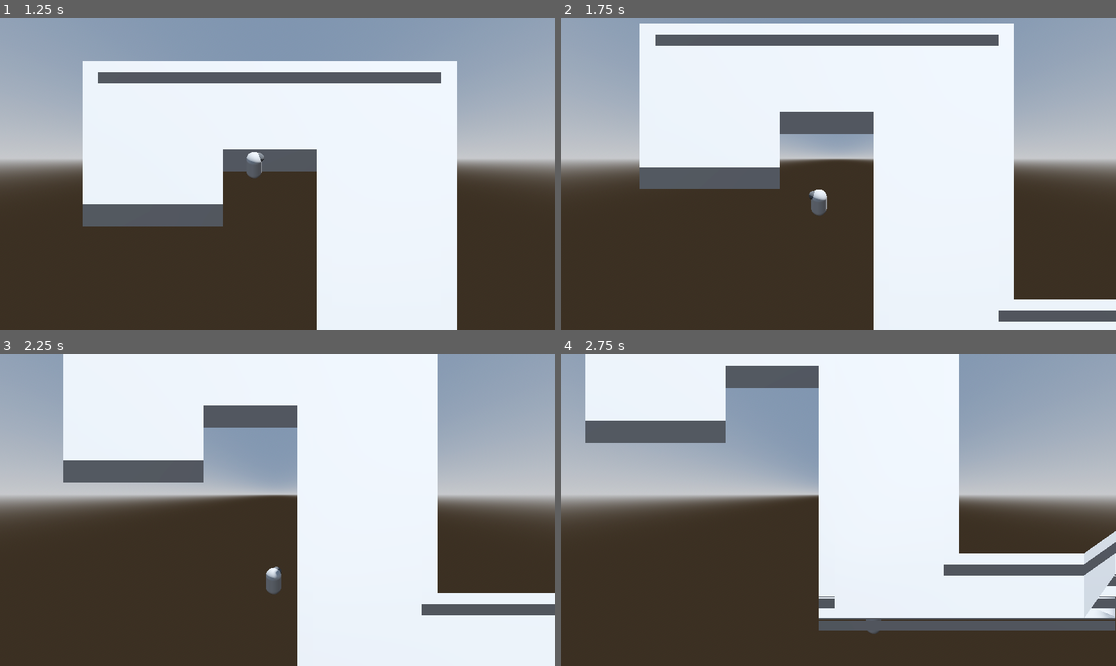
Above: before the commit, frames 1-4 (two rows, left to right).
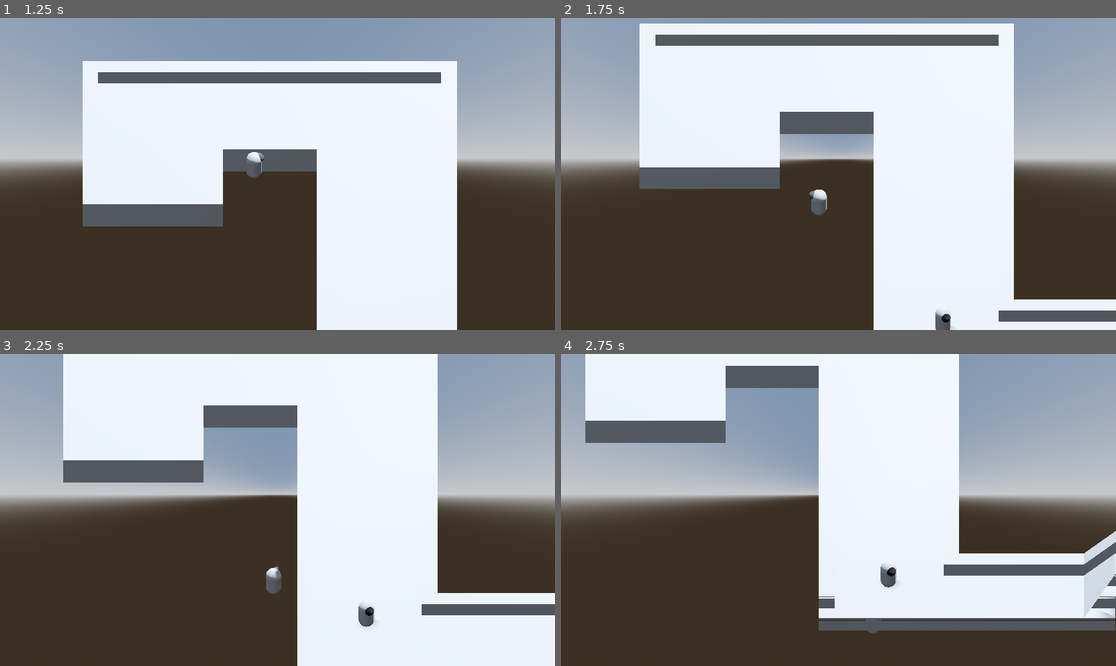
Above: after the commit, the same moments.

Repository: SleepyMush/3D-Prototype
Game: Godot game, scene res://main_node.tscn
The game is run twice, just before and just after one commit, with the same random seed, the same clock (stepped at 60 frames per second) and the same inputs. Before the commit the project has no main scene; this scene is started directly in both runs.
Inputs (mouse positions are in pixels of both pictures, inside the frame that each line leads up to):
- Up to frame 1 (1.25 s): tap Enter (ui_accept) at 0.5, 0.77 s; move the mouse to (399, 158) at 0.52 s; hold D (Right) from 0.53 s (still down); hold Shift (Sprint) from 0.53 s (still down)
- Up to frame 2 (1.75 s): move the mouse to (727, 189) at 1.27 s; release D (Right) at 1.28 s; release Shift (Sprint) at 1.28 s; hold S (Backward) from 1.28 s (still down); tap Shift (Sprint) at 1.35 s; tap Enter (ui_accept) at 1.52 s
- Up to frame 3 (2.25 s): move the mouse to (333, 441) at 2.02 s; release S (Backward) at 2.03 s; hold D (Right) from 2.03 s (still down); hold Shift (Sprint) from 2.03 s (still down)
- Up to frame 4 (2.75 s): keep holding D (Right); keep holding Shift (Sprint)

Frame 1 is identical in both runs. In frame 2, 0.2% of the frame differs, in the area x 67-71%, y 93-100%; in frame 3, 0.2%, in the area x 64-68%, y 79-88%; in frame 4, 0.2%.

Commit message:
Second push, added enemy_and_state

Diff:
--- /dev/null
+++ b/Enemy/enemy.gd
@@ -0,0 +1,40 @@
+extends CharacterBody3D
+
+# Add chase logic and ENrage logic, and what to do when they idle again
+var current_speed : float = 3.0
+var chase_speed   : float = 6.0
+
+@export var player : CharacterBody3D
+@onready var timer: Timer = $Node/Timer
+
+enum ENEMY_STATE {IDLE, ENRAGE, SEEK}
+var current_state : int = 0
+
+func _ready() -> void:
+	current_state = ENEMY_STATE.IDLE
+
+func _physics_process(_delta: float) -> void:
+	match current_state:
+		ENEMY_STATE.ENRAGE:
+			look_at(player.position)
+			print("Enrage")
+		ENEMY_STATE.SEEK:
+			print("Seek_player")
+		ENEMY_STATE.IDLE:
+			print("Idle")
+
+	move_and_slide()
+
+
+func _on_area_3d_body_entered(body: Node3D) -> void:
+	if body == player:
+		current_state = ENEMY_STATE.ENRAGE
+
+func _on_area_3d_body_exited(body: Node3D) -> void:
+	if body == player:
+		current_state = ENEMY_STATE.SEEK
+		timer.start()
+
+func _on_timer_timeout() -> void:
+	current_state = ENEMY_STATE.IDLE
+	timer.stop()
--- /dev/null
+++ b/Enemy/enemy.tscn
@@ -0,0 +1,47 @@
+[gd_scene load_steps=7 format=3 uid="uid://uu82xlr5wjpv"]
+
+[ext_resource type="Script" path="res://Enemy/enemy.gd" id="1_ef0le"]
+
+[sub_resource type="CapsuleShape3D" id="CapsuleShape3D_3to3j"]
+
+[sub_resource type="CapsuleMesh" id="CapsuleMesh_gl1ob"]
+
+[sub_resource type="StandardMaterial3D" id="StandardMaterial3D_80hij"]
+albedo_color = Color(0, 0, 0, 1)
+
+[sub_resource type="SphereMesh" id="SphereMesh_fja21"]
+
+[sub_resource type="SphereShape3D" id="SphereShape3D_ywtll"]
+radius = 2.70153
+
+[node name="Enemy" type="CharacterBody3D"]
+script = ExtResource("1_ef0le")
+
+[node name="CollisionShape3D" type="CollisionShape3D" parent="."]
+transform = Transform3D(1, 0, 0, 0, 1, 0, 0, 0, 1, 0, 1, 0)
+shape = SubResource("CapsuleShape3D_3to3j")
+
+[node name="Base" type="MeshInstance3D" parent="."]
+transform = Transform3D(1, 0, 0, 0, 1, 0, 0, 0, 1, 0, 1, 0)
+mesh = SubResource("CapsuleMesh_gl1ob")
+
+[node name="Facing" type="MeshInstance3D" parent="."]
+transform = Transform3D(0.590715, 0, 0, 0, 0.590715, 0, 0, 0, 0.590715, 0, 1.57253, -0.403823)
+material_override = SubResource("StandardMaterial3D_80hij")
+mesh = SubResource("SphereMesh_fja21")
+
+[node name="Area3D" type="Area3D" parent="."]
+transform = Transform3D(0.7, 0, 0, 0, 0.7, 0, 0, 0, 0.7, 0, 0, 0)
+
+[node name="CollisionShape3D" type="CollisionShape3D" parent="Area3D"]
+transform = Transform3D(1.24765, 0, 0, 0, 1.24765, 0, 0, 0, 1.24765, 0, 1.04672, 0)
+shape = SubResource("SphereShape3D_ywtll")
+
+[node name="Node" type="Node" parent="."]
+
+[node name="Timer" type="Timer" parent="Node"]
+wait_time = 5.0
+
+[connection signal="body_entered" from="Area3D" to="." method="_on_area_3d_body_entered"]
+[connection signal="body_exited" from="Area3D" to="." method="_on_area_3d_body_exited"]
+[connection signal="timeout" from="Node/Timer" to="." method="_on_timer_timeout"]
--- a/Main_Node.gd
+++ b/Main_Node.gd
@@ -1,4 +1,9 @@
 extends Node
+
+@onready var transition: AnimationPlayer = $Transition
+
+func _ready() -> void:
+	transition.play("Fade_In")
 
 #Close the game
 func _unhandled_input(event: InputEvent) -> void:
--- /dev/null
+++ b/UI/menu.gd
@@ -0,0 +1,10 @@
+extends Control
+
+@onready var transition: AnimationPlayer = $Transition
+var level = preload("res://main_node.tscn")
+
+func _on_button_pressed() -> void:
+	transition.play("Fade_Out")
+
+func _on_transition_animation_finished(_anim_name: StringName) -> void:
+	get_tree().change_scene_to_packed(level)
--- /dev/null
+++ b/UI/menu.tscn
@@ -0,0 +1,41 @@
+[gd_scene load_steps=3 format=3 uid="uid://5hv31g4dxgek"]
+
+[ext_resource type="Script" path="res://UI/menu.gd" id="1_o8vvc"]
+[ext_resource type="PackedScene" uid="uid://cin8s32yr41gm" path="res://UI/transition.tscn" id="2_d7kk6"]
+
+[node name="Menu" type="Control"]
+layout_mode = 3
+anchors_preset = 15
+anchor_right = 1.0
+anchor_bottom = 1.0
+grow_horizontal = 2
+grow_vertical = 2
+script = ExtResource("1_o8vvc")
+
+[node name="MarginContainer" type="MarginContainer" parent="."]
+layout_mode = 1
+anchors_preset = 8
+anchor_left = 0.5
+anchor_top = 0.5
+anchor_right = 0.5
+anchor_bottom = 0.5
+offset_left = -20.5
+offset_top = -20.0
+offset_right = 20.5
+offset_bottom = 20.0
+grow_horizontal = 2
+grow_vertical = 2
+
+[node name="VBoxContainer" type="VBoxContainer" parent="MarginContainer"]
+layout_mode = 2
+
+[node name="Button" type="Button" parent="MarginContainer/VBoxContainer"]
+layout_mode = 2
+size_flags_horizontal = 4
+text = "Play
+"
+
+[node name="Transition" parent="." instance=ExtResource("2_d7kk6")]
+
+[connection signal="pressed" from="MarginContainer/VBoxContainer/Button" to="." method="_on_button_pressed"]
+[connection signal="animation_finished" from="Transition" to="." method="_on_transition_animation_finished"]
--- /dev/null
+++ b/UI/transition.tscn
@@ -0,0 +1,105 @@
+[gd_scene load_steps=5 format=3 uid="uid://cin8s32yr41gm"]
+
+[sub_resource type="Animation" id="Animation_h5db7"]
+resource_name = "Fade_In"
+tracks/0/type = "value"
+tracks/0/imported = false
+tracks/0/enabled = true
+tracks/0/path = NodePath("Transition/ColorRect:self_modulate")
+tracks/0/interp = 1
+tracks/0/loop_wrap = true
+tracks/0/keys = {
+"times": PackedFloat32Array(0.0333333, 0.933333),
+"transitions": PackedFloat32Array(1, 1),
+"update": 0,
+"values": [Color(1, 1, 1, 1), Color(1, 1, 1, 0)]
+}
+tracks/1/type = "value"
+tracks/1/imported = false
+tracks/1/enabled = true
+tracks/1/path = NodePath("Transition/ColorRect:visible")
+tracks/1/interp = 1
+tracks/1/loop_wrap = true
+tracks/1/keys = {
+"times": PackedFloat32Array(0.933333),
+"transitions": PackedFloat32Array(1),
+"update": 1,
+"values": [false]
+}
+
+[sub_resource type="Animation" id="Animation_dr5gg"]
+resource_name = "Fade_Out"
+tracks/0/type = "value"
+tracks/0/imported = false
+tracks/0/enabled = true
+tracks/0/path = NodePath("Transition/ColorRect:self_modulate")
+tracks/0/interp = 1
+tracks/0/loop_wrap = true
+tracks/0/keys = {
+"times": PackedFloat32Array(0.233333, 0.966667),
+"transitions": PackedFloat32Array(1, 1),
+"update": 0,
+"values": [Color(1, 1, 1, 0), Color(1, 1, 1, 1)]
+}
+tracks/1/type = "value"
+tracks/1/imported = false
+tracks/1/enabled = true
+tracks/1/path = NodePath("Transition/ColorRect:visible")
+tracks/1/interp = 1
+tracks/1/loop_wrap = true
+tracks/1/keys = {
+"times": PackedFloat32Array(0.0666667),
+"transitions": PackedFloat32Array(1),
+"update": 1,
+"values": [true]
+}
+
+[sub_resource type="Animation" id="Animation_qorb2"]
+length = 0.001
+tracks/0/type = "value"
+tracks/0/imported = false
+tracks/0/enabled = true
+tracks/0/path = NodePath("Transition/ColorRect:self_modulate")
+tracks/0/interp = 1
+tracks/0/loop_wrap = true
+tracks/0/keys = {
+"times": PackedFloat32Array(0),
+"transitions": PackedFloat32Array(1),
+"update": 0,
+"values": [Color(1, 1, 1, 1)]
+}
+tracks/1/type = "value"
+tracks/1/imported = false
+tracks/1/enabled = true
+tracks/1/path = NodePath("Transition/ColorRect:visible")
+tracks/1/interp = 1
+tracks/1/loop_wrap = true
+tracks/1/keys = {
+"times": PackedFloat32Array(0),
+"transitions": PackedFloat32Array(1),
+"update": 1,
+"values": [true]
+}
+
+[sub_resource type="AnimationLibrary" id="AnimationLibrary_55sfg"]
+_data = {
+"Fade_In": SubResource("Animation_h5db7"),
+"Fade_Out": SubResource("Animation_dr5gg"),
+"RESET": SubResource("Animation_qorb2")
+}
+
+[node name="Transition" type="AnimationPlayer"]
+libraries = {
+"": SubResource("AnimationLibrary_55sfg")
+}
+
+[node name="ColorRect" type="ColorRect" parent="."]
+visible = false
+anchors_preset = 15
+anchor_right = 1.0
+anchor_bottom = 1.0
+grow_horizontal = 2
+grow_vertical = 2
+size_flags_horizontal = 4
+mouse_filter = 2
+color = Color(0, 0, 0, 1)
--- a/main_node.tscn
+++ b/main_node.tscn
@@ -1,9 +1,11 @@
-[gd_scene load_steps=8 format=3 uid="uid://difxgway0yog3"]
+[gd_scene load_steps=10 format=3 uid="uid://difxgway0yog3"]
 
 [ext_resource type="Script" path="res://Main_Node.gd" id="1_7wpcd"]
 [ext_resource type="MeshLibrary" uid="uid://tl3cfwuawslx" path="res://Block_type.tres" id="2_tj657"]
 [ext_resource type="PackedScene" uid="uid://cf7qajeecyxvx" path="res://Player/player.tscn" id="3_1lahn"]
 [ext_resource type="Script" path="res://camera_3d.gd" id="4_gmqst"]
+[ext_resource type="PackedScene" uid="uid://cin8s32yr41gm" path="res://UI/transition.tscn" id="5_7tvok"]
+[ext_resource type="PackedScene" uid="uid://uu82xlr5wjpv" path="res://Enemy/enemy.tscn" id="6_ecx44"]
 
 [sub_resource type="ProceduralSkyMaterial" id="ProceduralSkyMaterial_dubpq"]
 sky_horizon_color = Color(0.64625, 0.65575, 0.67075, 1)
@@ -55,4 +57,10 @@
 script = ExtResource("4_gmqst")
 player = NodePath("../../Player")
 
+[node name="Transition" parent="." instance=ExtResource("5_7tvok")]
+
+[node name="Enemy" parent="." node_paths=PackedStringArray("player") instance=ExtResource("6_ecx44")]
+transform = Transform3D(-0.8937, 0, -0.448664, 0, 1, 0, 0.448664, 0, -0.8937, 15.4503, 1, 22.8638)
+player = NodePath("../Base/Player")
+
 [connection signal="update_camera_pos" from="Base/OverviewCamera/Camera3D" to="Base/Player" method="_on_camera_3d_update_camera_pos"]
--- a/project.godot
+++ b/project.godot
@@ -11,6 +11,7 @@
 [application]
 
 config/name="3D-Protoype"
+run/main_scene="res://UI/menu.tscn"
 config/features=PackedStringArray("4.3", "Forward Plus")
 config/icon="res://icon.svg"
 
Not shown: 4 places in Block_type.tres that only renumber resources
Not shown, removed: Player/pla6A9D.tmp
